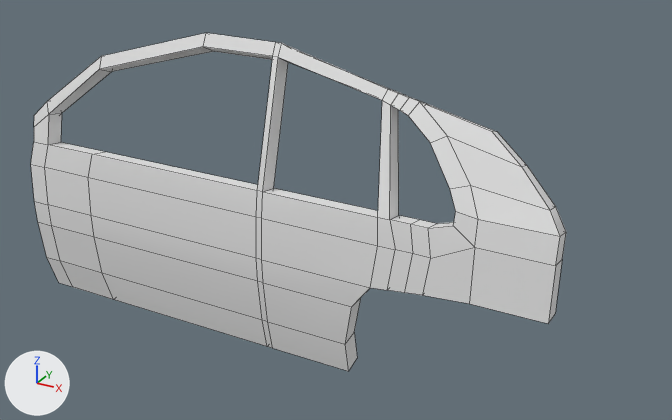
One commit to the OBJ model Project/RoadtripRunner/Arts and Crap/house models/carDoor.obj: the scene before it, then after it.
The view is the same before and after, from a 50 mm camera at (21.1, -35.4, 24.7) aimed at (0.5, 2.1, 5.9). The lights are fixed; the arrows at lower left show +X, +Y and +Z. Mesh edges are drawn as thin lines. Where no turn or scale is listed for an object, it has been applied to the vertices.

Names of what the first picture shows: 'carDoor'.
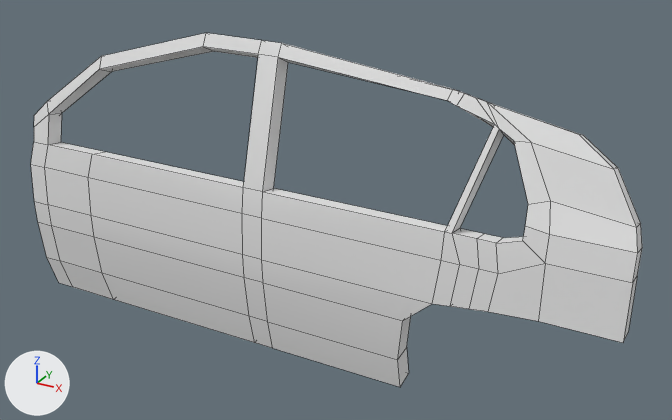
Commit message: edited the car door model

What the commit changed:
me_cardoor is used by ob_cardoor; location (0.0, 0.0, 0.0).
Verts and faces of me_cardoor; kept vertices keep their numbers, new ones are numbered from 160.
Before the commit, vertices of me_cardoor: 30 (-2.6, 1.2, -1.7), 31 (-2.6, 0.2, -1.9) at pixel (267, 346), 32 (-2.6, -0.2, -0.1) at pixel (262, 320), 33 (-2.6, 0.8, 0.0), 34 (-2.6, -0.5, 2.3) at pixel (257, 281).
Before the commit, vertices of me_cardoor: 35 (-2.6, 0.5, 2.3), 36 (-2.6, -0.5, 3.6) at pixel (256, 258), 37 (-2.6, 0.5, 3.6), 38 (-2.6, -0.4, 5.8) at pixel (256, 217), 39 (-2.6, 0.6, 5.8).
Before the commit, vertices of me_cardoor: 40 (-2.6, -0.2, 7.2) at pixel (257, 190), 41 (-2.6, 0.8, 7.0), 56 (-2.8, 2.7, 13.0), 57 (-2.8, 1.8, 13.4) at pixel (272, 56), 60 (-2.8, 3.0, 13.6).
Before the commit, vertices of me_cardoor: 61 (-2.8, 2.1, 14.1) at pixel (275, 42).
me_cardoor had 160 vertices, 164 faces and spanned x -17.9..12.4, y -0.5..3.0, z -1.9..14.1.
me_cardoor now has 160 vertices, 164 faces and spans x -17.9..15.5, y -0.5..3.0, z -1.9..14.1.
Part 1, on me_cardoor:
5 faces are deleted.
18 vertices in x 3.8..8.7, y -0.5..0.9, z 3.6..8.1 move by (3.2, 0.0, 0.0).
18 vertices in x 4.1..12.4, y -0.5..1.0, z 3.7..8.2 move by (3.1, 0.0, 0.0).
5 vertices in x 3.3..4.4, y 1.8..2.8, z 11.7..12.6 move by (3.2, 0.0, 0.5).
4 vertices in x 2.3, y -0.2..1.2, z -1.9..0.0 move by (2.9, 0.0, 0.0).
4 vertices in x 3.2..4.9, y 1.6..2.7, z 12.0..12.2 move by (3.2, 0.0, 0.4).
3 vertices in x 7.2..11.7, y 1.3..1.4, z 8.7..9.1 move by (3.5, 0.0, 0.0).
24 vertices move from x 2.8..11.7, y -0.5..2.5, z 2.3..12.3 to x 5.5..15.3, y -0.5..2.5, z 2.3..12.8.
5 new faces join them.
Part 2, on me_cardoor:
Vertices 30 to 41 move by (-0.9, 0.0, 0.0).
Vertices 56, 57, 60, 61 move by (-0.8, 0.0, 0.0).

Pixel boxes (x1, y1, x2, y2) of what changed, in the pictures (672 x 420 px; the box of a moved part takes in the faces that stretch with it):
part 1 of me_cardoor, moved or reshaped: before (271, 44, 566, 371); after (271, 44, 642, 387)
part 2 of me_cardoor, moved or reshaped: (88, 33, 282, 348) in both
